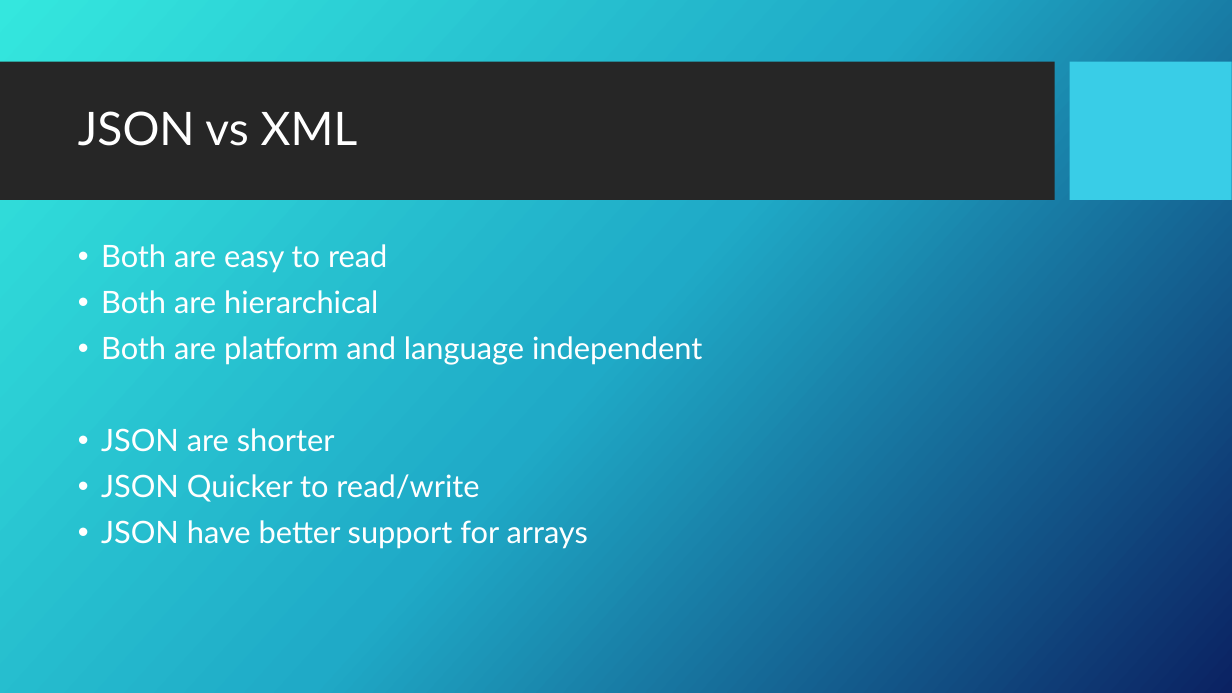
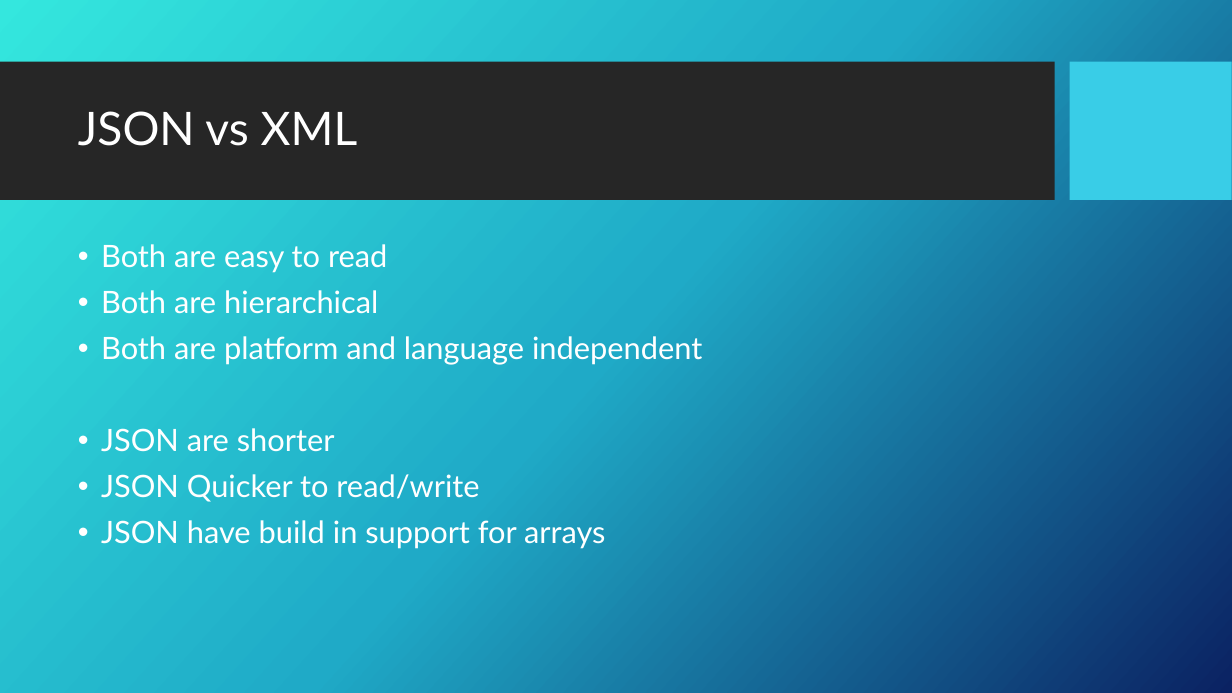
Before and after one commit to carl-b/rocket_launcher, a slide deck: slide 4 of doc/REST og JSON.pptx. Drawn at 1232x693 pixels with LibreOffice and Linux fonts; fonts in the diff are those of the drawing; background and template pictures are left out. Boxes give left, top, right and bottom in pixels: in the first picture for what was removed or moved away, otherwise in the second. Text is boxed around its words. In the diff, an @@ line names an element or a change of style, - is before the commit and + after.

```diff
--- a/doc/REST og JSON.pptx
+++ b/doc/REST og JSON.pptx
@@ text at box(101, 520, 605, 549): text changed @@
-• JSON have better support for arrays
+• JSON have build in support for arrays
```
Also in this commit, not shown: 4 other slides changed.
